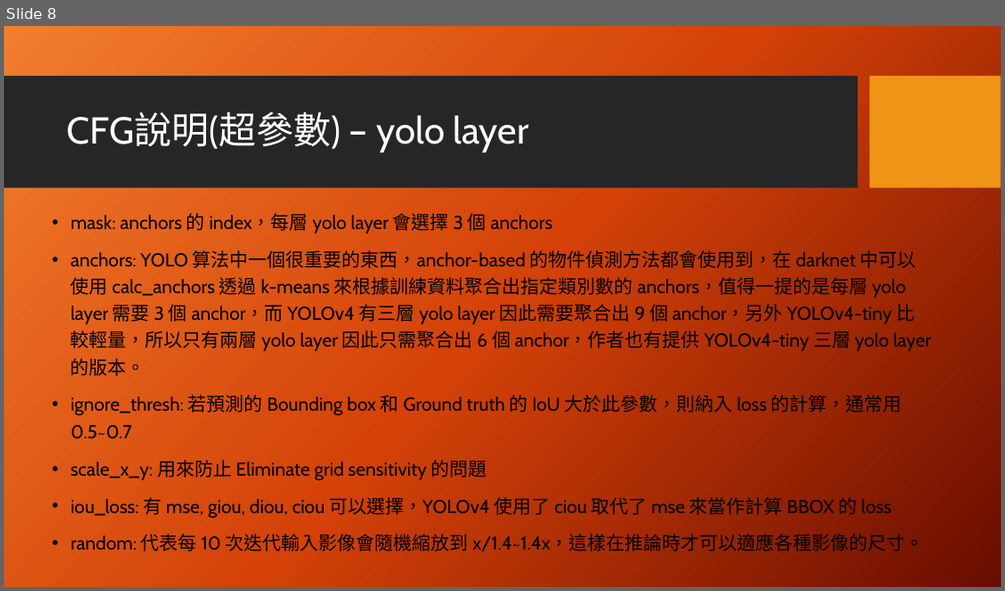
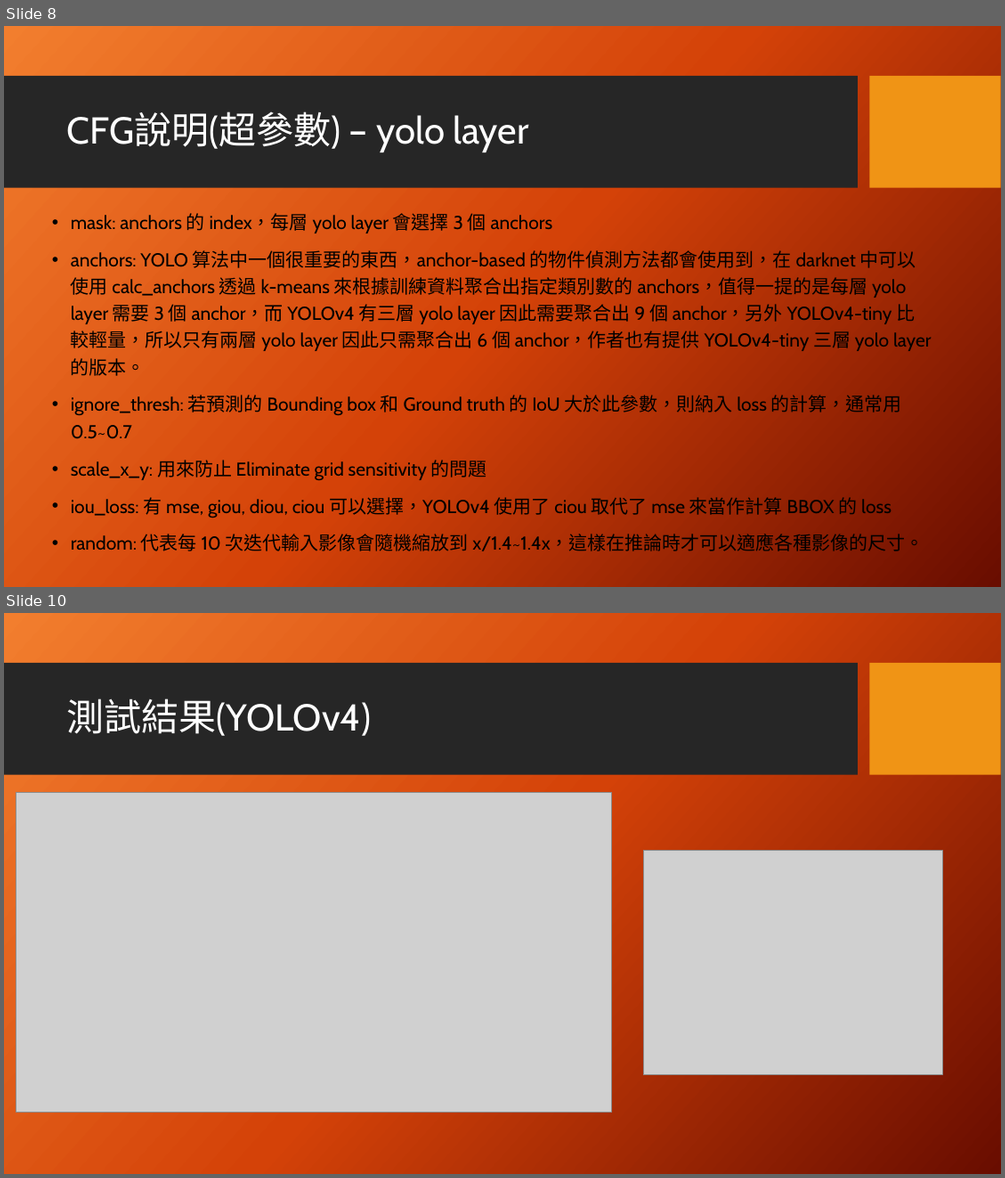
Before and after one commit to appletime81/Yolov3_versus_Yolov4, a slide deck: YOLOv3 vs YOLOv4.pptx. Shown one above the other, each under a label of ours: slide 8 before the commit, slides 8 and 10 after it; the slides between them are not shown. The pictures are 1005x591 and 1005x1178 pixels, drawn with LibreOffice and Linux fonts; fonts in the diff are those of the drawing; grey boxes stand for pictures; background and template pictures are left out. Boxes give left, top, right and bottom in pixels: in the first picture for what was removed or moved away, otherwise in the second. Text is boxed around its words. In the diff, an @@ line names an element or a change of style, - is before the commit and + after.

```diff
--- a/YOLOv3 vs YOLOv4.pptx
+++ b/YOLOv3 vs YOLOv4.pptx
@@ slide 10 added at (x1=4, y1=613, x2=1001, y2=1174), background picture (left out); not listed: 2 template elements that a slide beside it also shows @@
@@ title added at (x1=67, y1=698, x2=371, y2=736), 36 pt, text #FFFFFF @@
+測試結果(YOLOv4)
@@ picture added at (x1=16, y1=793, x2=611, y2=1112) @@
@@ picture added at (x1=643, y1=851, x2=942, y2=1075) @@
```
Also in this commit, not shown: 2 other slides added, 1 slide removed, 2 other files.
